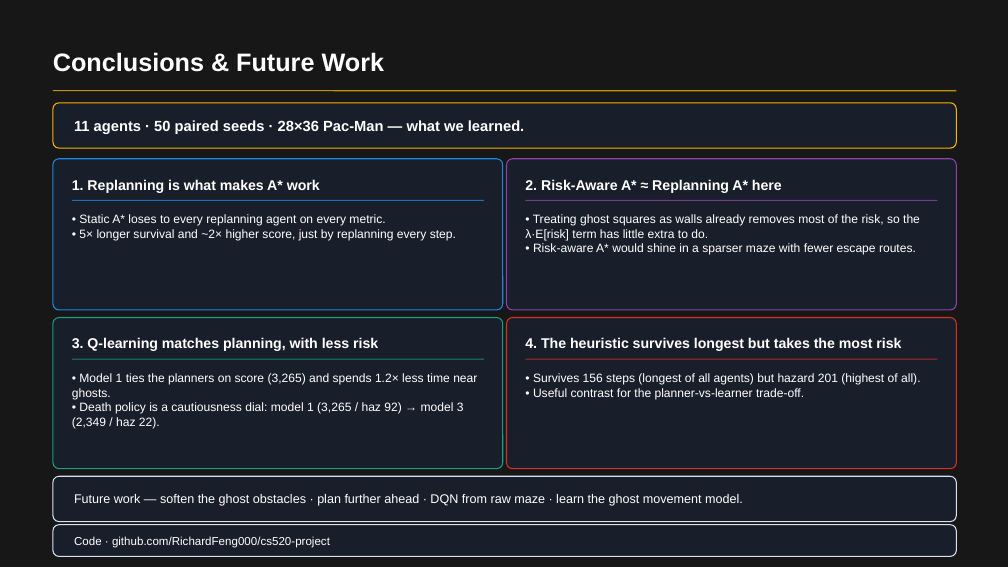
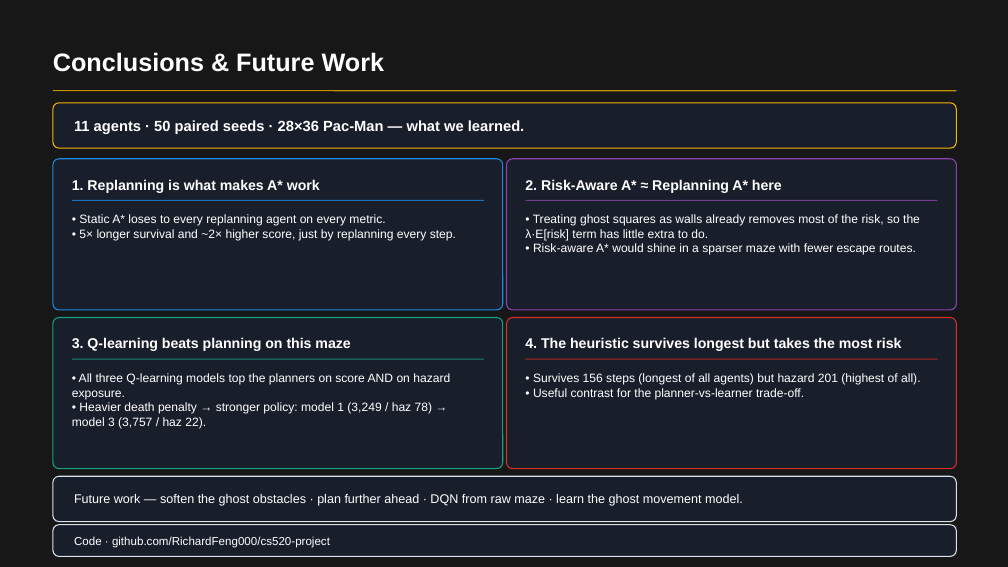
Before and after one commit to RichardFeng000/cs520-project, a slide deck: slide 9 of final_ppt/pacman_rl_final.pptx. Drawn at 1008x567 pixels with LibreOffice and Linux fonts; fonts in the diff are those of the drawing; background and template pictures are left out; a plain dark background stands for a picture behind light text. Boxes give left, top, right and bottom in pixels: in the first picture for what was removed or moved away, otherwise in the second. Text is boxed around its words. In the diff, an @@ line names an element or a change of style, - is before the commit and + after.

Commit message:
improve models

```diff
--- a/final_ppt/pacman_rl_final.pptx
+++ b/final_ppt/pacman_rl_final.pptx
@@ text at (x1=72, y1=337, x2=350, y2=351): text changed @@
-3. Q-learning matches planning, with less risk
+3. Q-learning beats planning on this maze
@@ text at (x1=72, y1=373, x2=450, y2=428): text changed @@
-• Model 1 ties the planners on score (3,265) and spends 1.2× less time near ghosts.
-• Death policy is a cautiousness dial: model 1 (3,265 / haz 92) → model 3 (2,349 / haz 22).
+• All three Q-learning models top the planners on score AND on hazard exposure.
+• Heavier death penalty → stronger policy: model 1 (3,249 / haz 78) → model 3 (3,757 / haz 22).
```
Also in this commit, not shown: 5 other slides changed, 10 other files.
